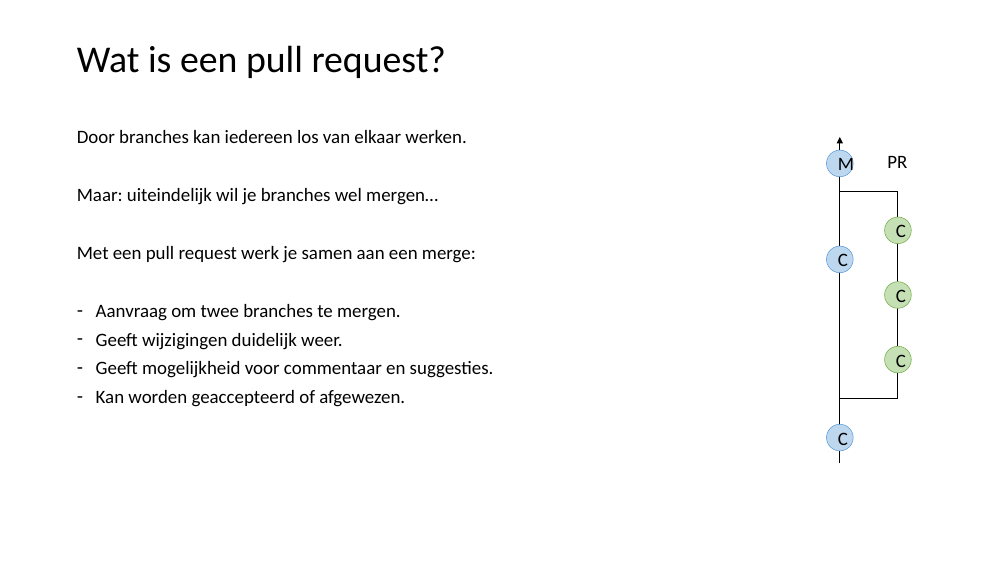
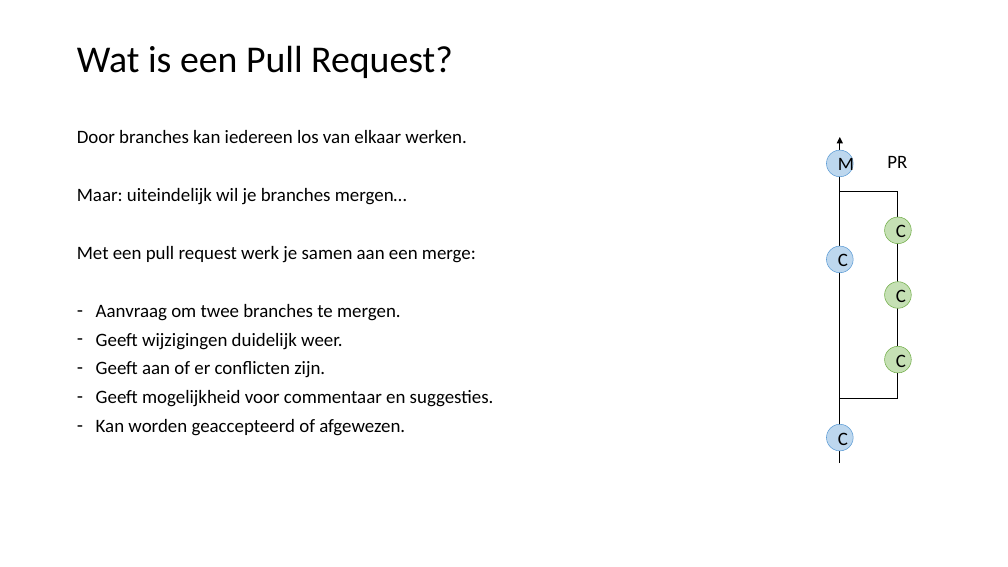
Before and after one commit to LFKoning/knowledge-sharing, a slide deck: slide 20 of git_course/2_collaboration/git_collaboration.pptx (slide 21 before the commit). Drawn at 1008x567 pixels with LibreOffice and Linux fonts; fonts in the diff are those of the drawing. Boxes give left, top, right and bottom in pixels: in the first picture for what was removed or moved away, otherwise in the second. Text is boxed around its words. In the diff, an @@ line names an element or a change of style, - is before the commit and + after.

```diff
--- a/git_course/2_collaboration/git_collaboration.pptx
+++ b/git_course/2_collaboration/git_collaboration.pptx
@@ title at (77, 45, 453, 78): text changed @@
-Wat is een pull request?
+Wat is een Pull Request?
@@ text at (77, 188, 407, 205): text changed @@
-Maar: uiteindelijk wil je branches wel mergen…
+Maar: uiteindelijk wil je branches mergen…
@@ text at (96, 361, 325, 378): paragraph added @@
+– Geeft aan of er conflicten zijn.
```
Also in this commit, not shown: 16 other slides changed, 1 slide removed, 1 other file.
